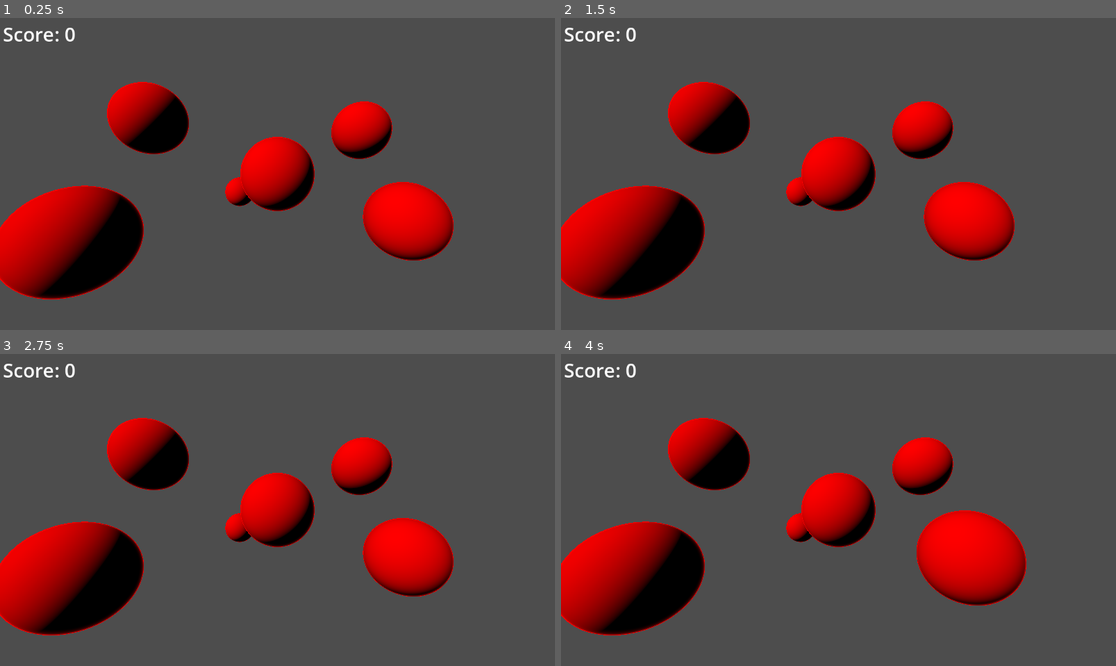
Above: before the commit, frames 1-4 (two rows, left to right).
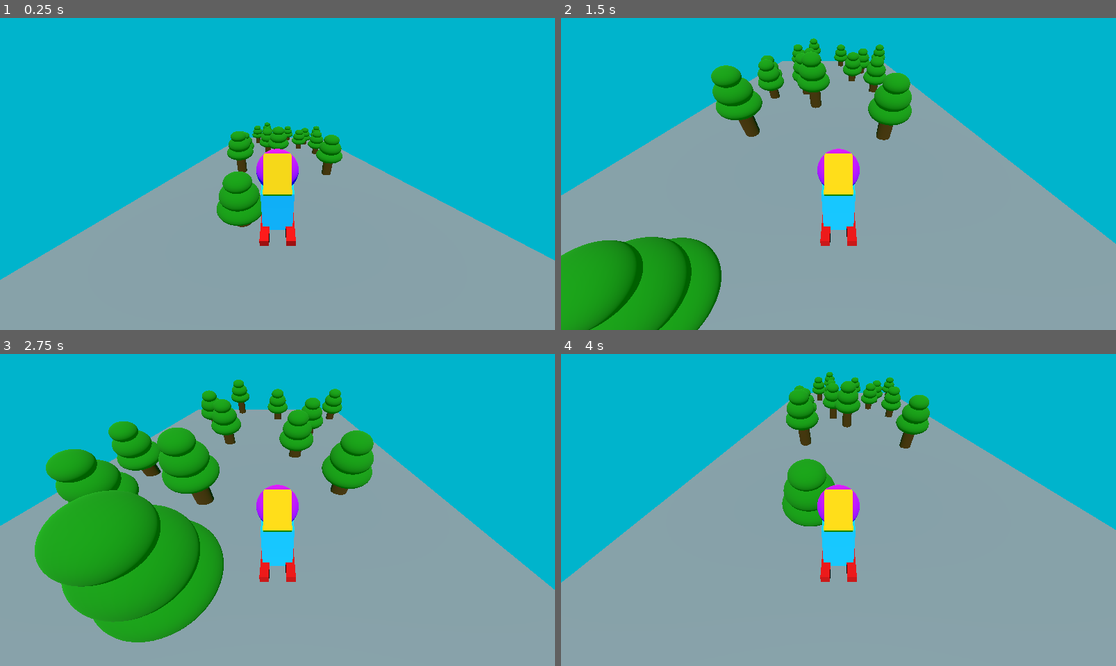
Above: after the commit, the same moments.

Repository: haaswill/zenva-godot-tutorial
Game: Godot game, scene res://collision/scenes/collision.tscn
Same seed, same stepped clock (60 frames per second), same inputs: the game is played once before the commit and once after it. Before the commit the project starts from res://balloon-popper/scenes/balloon_popper.tscn.
Inputs (mouse positions are in pixels of both pictures, inside the frame that each line leads up to):
- Up to frame 1 (0.25 s): no input
- Up to frame 2 (1.5 s): move the mouse to (960, 158) at 0.52 s; hold Right 0.53-1.28 s; click (960, 158) at 0.67 s; move the mouse to (727, 189) at 1.27 s; hold Left from 1.28 s (still down); click (727, 189) at 1.42 s
- Up to frame 3 (2.75 s): move the mouse to (333, 441) at 2.02 s; release Left at 2.03 s; hold Right from 2.03 s (still down); click (333, 441) at 2.17 s
- Up to frame 4 (4 s): move the mouse to (810, 572) at 2.77 s; click (810, 572) at 2.92 s; move the mouse to (1005, 556) at 3.52 s; release Right at 3.53 s; hold Left from 3.53 s (still down); click (1005, 556) at 3.67 s

The runs differ from the first frame. In frame 1, 100% of the frame differs, in the area x 0-100%, y 0-100%; in frame 2, 100%; in frame 3, 100%; in frame 4, 100%.

Commit message:
Finished course

Diff:
--- a/4-mini-projects/balloon-popper/balloon.tres
+++ b/4-mini-projects/balloon-popper/balloon.tres
@@ -1,7 +1,3 @@
 [gd_resource type="StandardMaterial3D" format=3 uid="uid://bko7bmqgmq4jc"]
 
 [resource]
-albedo_color = Color(1, 0, 0, 1)
-roughness = 0.0
-rim_enabled = true
-rim_tint = 0.19
--- /dev/null
+++ b/4-mini-projects/balloon-popper/scenes/crate.tscn
@@ -0,0 +1,17 @@
+[gd_scene load_steps=3 format=3 uid="uid://vsc5ejr5gq06"]
+
+[ext_resource type="Texture2D" uid="uid://daf2sqlffox5p" path="res://physics/assets/Crate.png" id="1_fgsi3"]
+
+[sub_resource type="RectangleShape2D" id="RectangleShape2D_36uxp"]
+size = Vector2(18, 18)
+
+[node name="Crate" type="RigidBody2D"]
+position = Vector2(37, -15)
+gravity_scale = 0.0
+linear_damp = 3.0
+
+[node name="Sprite" type="Sprite2D" parent="."]
+texture = ExtResource("1_fgsi3")
+
+[node name="CollisionShape2D" type="CollisionShape2D" parent="."]
+shape = SubResource("RectangleShape2D_36uxp")
--- /dev/null
+++ b/4-mini-projects/collision/scenes/collision.tscn
@@ -0,0 +1,140 @@
+[gd_scene load_steps=16 format=3 uid="uid://c34nylat7e8bw"]
+
+[ext_resource type="Script" path="res://collision/scenes/rigid_body_3d.gd" id="1_mxjt6"]
+[ext_resource type="PackedScene" uid="uid://c81ghx8cbcsui" path="res://collision/scenes/tree.tscn" id="2_wwwvm"]
+
+[sub_resource type="BoxMesh" id="BoxMesh_aik16"]
+
+[sub_resource type="BoxShape3D" id="BoxShape3D_vsbhg"]
+
+[sub_resource type="PhysicsMaterial" id="PhysicsMaterial_q3clr"]
+friction = 0.0
+
+[sub_resource type="BoxMesh" id="BoxMesh_mdxla"]
+
+[sub_resource type="StandardMaterial3D" id="StandardMaterial3D_lib0e"]
+albedo_color = Color(1, 0.733333, 0, 1)
+
+[sub_resource type="SphereMesh" id="SphereMesh_yeqh1"]
+
+[sub_resource type="StandardMaterial3D" id="StandardMaterial3D_pfn38"]
+albedo_color = Color(0.9, 0, 1, 1)
+
+[sub_resource type="BoxMesh" id="BoxMesh_6ic6h"]
+
+[sub_resource type="StandardMaterial3D" id="StandardMaterial3D_l2svf"]
+albedo_color = Color(0, 0.766667, 1, 1)
+
+[sub_resource type="BoxMesh" id="BoxMesh_rqxuk"]
+
+[sub_resource type="StandardMaterial3D" id="StandardMaterial3D_twxld"]
+albedo_color = Color(1, 0, 0, 1)
+
+[sub_resource type="BoxShape3D" id="BoxShape3D_bca53"]
+
+[sub_resource type="Environment" id="Environment_310a0"]
+background_mode = 1
+background_color = Color(0, 0.706667, 0.8, 1)
+
+[node name="Main" type="Node3D"]
+
+[node name="Ground" type="StaticBody3D" parent="."]
+transform = Transform3D(12, 0, 0, 0, 0.281908, 10.2606, 0, -0.102606, 28.1908, 0, 0, 0)
+
+[node name="MeshInstance3D" type="MeshInstance3D" parent="Ground"]
+mesh = SubResource("BoxMesh_aik16")
+
+[node name="CollisionShape3D" type="CollisionShape3D" parent="Ground"]
+shape = SubResource("BoxShape3D_vsbhg")
+
+[node name="Player" type="RigidBody3D" parent="."]
+transform = Transform3D(1, 0, 0, 0, 1, 0, 0, 0, 1, -0.379647, 5.12145, 12.1092)
+physics_material_override = SubResource("PhysicsMaterial_q3clr")
+contact_monitor = true
+max_contacts_reported = 5
+script = ExtResource("1_mxjt6")
+
+[node name="Hair" type="MeshInstance3D" parent="Player"]
+transform = Transform3D(0.454502, 0, 0, 0, 0.0886444, -0.42098, 0, 0.0697537, 0.53499, 0, 2.21105, 0.139502)
+mesh = SubResource("BoxMesh_mdxla")
+surface_material_override/0 = SubResource("StandardMaterial3D_lib0e")
+
+[node name="Head" type="MeshInstance3D" parent="Player"]
+transform = Transform3D(0.768284, 0, 0, 0, 0.768284, 0, 0, 0, 0.768284, 0, 2.038, -0.231)
+mesh = SubResource("SphereMesh_yeqh1")
+surface_material_override/0 = SubResource("StandardMaterial3D_pfn38")
+
+[node name="Body" type="MeshInstance3D" parent="Player"]
+transform = Transform3D(0.595077, 0, 0, 0, 0.951446, 0, 0, 0, 0.528404, 0, 1.31304, -0.110713)
+mesh = SubResource("BoxMesh_6ic6h")
+surface_material_override/0 = SubResource("StandardMaterial3D_l2svf")
+
+[node name="Ski" type="MeshInstance3D" parent="Player"]
+transform = Transform3D(0.176153, 0, 0, 0, 0.137826, 0, 0, 0, 1.57659, 0.250964, 0.886914, -0.286445)
+mesh = SubResource("BoxMesh_rqxuk")
+surface_material_override/0 = SubResource("StandardMaterial3D_twxld")
+
+[node name="Ski2" type="MeshInstance3D" parent="Player"]
+transform = Transform3D(0.176153, 0, 0, 0, 0.137826, 0, 0, 0, 1.57659, -0.246866, 0.886914, -0.286445)
+mesh = SubResource("BoxMesh_rqxuk")
+surface_material_override/0 = SubResource("StandardMaterial3D_twxld")
+
+[node name="CollisionShape3D" type="CollisionShape3D" parent="Player"]
+transform = Transform3D(1, 0, 0, 0, 1, 0, 0, 0, 1, 0, 1.31073, 0)
+shape = SubResource("BoxShape3D_bca53")
+
+[node name="Camera3D" type="Camera3D" parent="Player"]
+transform = Transform3D(1, 0, 0, 0, 0.810594, 0.585609, 0, -0.585609, 0.810594, 0, 4.14472, 2.80579)
+
+[node name="DirectionalLight3D" type="DirectionalLight3D" parent="."]
+transform = Transform3D(1, 0, 0, 0, 0.236702, 0.971582, 0, -0.971582, 0.236702, 0, 7.67436, 4.89527)
+
+[node name="WorldEnvironment" type="WorldEnvironment" parent="."]
+environment = SubResource("Environment_310a0")
+
+[node name="Tree" parent="." instance=ExtResource("2_wwwvm")]
+transform = Transform3D(1, 0, 0, 0, 1, 0, 0, 0, 1, -2.93089, -1.63876, 0.456885)
+
+[node name="Tree2" parent="." instance=ExtResource("2_wwwvm")]
+transform = Transform3D(1, 0, 0, 0, 1, 0, 0, 0, 1, 2.94748, -2.13759, -0.854668)
+
+[node name="Tree3" parent="." instance=ExtResource("2_wwwvm")]
+transform = Transform3D(1, 0, 0, 0, 1, 0, 0, 0, 1, 1.75799, -3.24505, -3.73852)
+
+[node name="Tree4" parent="." instance=ExtResource("2_wwwvm")]
+transform = Transform3D(1, 0, 0, 0, 1, 0, 0, 0, 1, -1.44483, -3.72519, -5.4309)
+
+[node name="Tree5" parent="." instance=ExtResource("2_wwwvm")]
+transform = Transform3D(1, 0, 0, 0, 1, 0, 0, 0, 1, -1.44483, 1.81559, 10.6541)
+
+[node name="Tree6" parent="." instance=ExtResource("2_wwwvm")]
+transform = Transform3D(1, 0, 0, 0, 1, 0, 0, 0, 1, 2.40425, 0.465424, 5.43908)
+
+[node name="Tree7" parent="." instance=ExtResource("2_wwwvm")]
+transform = Transform3D(1, 0, 0, 0, 1, 0, 0, 0, 1, -2.36498, 0.668821, 5.43908)
+
+[node name="Tree8" parent="." instance=ExtResource("2_wwwvm")]
+transform = Transform3D(1, 0, 0, 0, 1, 0, 0, 0, 1, -0.320717, -0.270488, 2.63144)
+
+[node name="Tree9" parent="." instance=ExtResource("2_wwwvm")]
+transform = Transform3D(1, 0, 0, 0, 1, 0, 0, 0, 1, -1.18114, -1.70321, -0.331298)
+
+[node name="Tree10" parent="." instance=ExtResource("2_wwwvm")]
+transform = Transform3D(1, 0, 0, 0, 1, 0, 0, 0, 1, -3.64572, -2.63919, -2.04802)
+
+[node name="Tree11" parent="." instance=ExtResource("2_wwwvm")]
+transform = Transform3D(1, 0, 0, 0, 1, 0, 0, 0, 1, 4.8038, -5.74108, -10.636)
+
+[node name="Tree12" parent="." instance=ExtResource("2_wwwvm")]
+transform = Transform3D(1, 0, 0, 0, 1, 0, 0, 0, 1, 0.997481, -5.74108, -10.636)
+
+[node name="Tree13" parent="." instance=ExtResource("2_wwwvm")]
+transform = Transform3D(1, 0, 0, 0, 1, 0, 0, 0, 1, -2.77429, -4.64965, -8.13564)
+
+[node name="Tree14" parent="." instance=ExtResource("2_wwwvm")]
+transform = Transform3D(1, 0, 0, 0, 1, 0, 0, 0, 1, 2.77364, -4.42034, -6.91886)
+
+[node name="Tree15" parent="." instance=ExtResource("2_wwwvm")]
+transform = Transform3D(1, 0, 0, 0, 1, 0, 0, 0, 1, -1.83938, -5.97619, -12.5143)
+
+[connection signal="body_entered" from="Player" to="Player" method="_on_body_entered"]
--- /dev/null
+++ b/4-mini-projects/collision/scenes/rigid_body_3d.gd
@@ -0,0 +1,13 @@
+extends RigidBody3D
+
+@export var move_speed : float = 2.0
+
+func _physics_process(delta: float) -> void:
+	if Input.is_key_pressed(KEY_LEFT):
+		linear_velocity.x = -move_speed
+	if Input.is_key_pressed(KEY_RIGHT):
+		linear_velocity.x = move_speed
+
+func _on_body_entered(body: Node) -> void:
+	if body.is_in_group("Tree"):
+		get_tree().reload_current_scene()
--- /dev/null
+++ b/4-mini-projects/collision/scenes/tree.tscn
@@ -0,0 +1,39 @@
+[gd_scene load_steps=6 format=3 uid="uid://c81ghx8cbcsui"]
+
+[sub_resource type="CylinderMesh" id="CylinderMesh_in821"]
+
+[sub_resource type="StandardMaterial3D" id="StandardMaterial3D_aoxtf"]
+albedo_color = Color(0.45, 0.2325, 0, 1)
+
+[sub_resource type="SphereMesh" id="SphereMesh_tcj11"]
+
+[sub_resource type="StandardMaterial3D" id="StandardMaterial3D_h0jgx"]
+albedo_color = Color(0.027, 0.54, 0, 1)
+
+[sub_resource type="CylinderShape3D" id="CylinderShape3D_11c13"]
+
+[node name="Tree" type="StaticBody3D" groups=["Tree"]]
+
+[node name="MeshInstance3D" type="MeshInstance3D" parent="."]
+transform = Transform3D(0.509064, 0, 0, 0, 0.509064, 0, 0, 0, 0.509064, 0, 2.22992, 0)
+mesh = SubResource("CylinderMesh_in821")
+surface_material_override/0 = SubResource("StandardMaterial3D_aoxtf")
+
+[node name="MeshInstance3D2" type="MeshInstance3D" parent="."]
+transform = Transform3D(1.39111, 0, 0, 0, 0.64719, 0, 0, 0, 1.33299, 0, 2.92228, 0)
+mesh = SubResource("SphereMesh_tcj11")
+surface_material_override/0 = SubResource("StandardMaterial3D_h0jgx")
+
+[node name="MeshInstance3D3" type="MeshInstance3D" parent="."]
+transform = Transform3D(1.12473, 0, 0, 0, 0.705808, 0, 0, 0, 1.07774, 0, 3.36918, 0)
+mesh = SubResource("SphereMesh_tcj11")
+surface_material_override/0 = SubResource("StandardMaterial3D_h0jgx")
+
+[node name="MeshInstance3D4" type="MeshInstance3D" parent="."]
+transform = Transform3D(0.782726, 0, 0, 0, 0.491188, 0, 0, 0, 0.750024, 0, 3.8139, 0)
+mesh = SubResource("SphereMesh_tcj11")
+surface_material_override/0 = SubResource("StandardMaterial3D_h0jgx")
+
+[node name="CollisionShape3D" type="CollisionShape3D" parent="."]
+transform = Transform3D(0.522106, 0, 0, 0, 0.522106, 0, 0, 0, 0.522106, 0, 2.24508, 0)
+shape = SubResource("CylinderShape3D_11c13")
--- /dev/null
+++ b/4-mini-projects/loops/scenes/loops.gd
@@ -0,0 +1,18 @@
+extends Node2D
+
+@export var spawn_count := 200
+
+var star_scene = preload("res://loops/scenes/star.tscn")
+
+# Called when the node enters the scene tree for the first time.
+func _ready() -> void:
+	for i in spawn_count:
+		var star = star_scene.instantiate()
+		star.position.x = randi_range(-280, 280)
+		star.position.y = randi_range(-150, 150)
+
+		var star_size = randf_range(0.5, 1)
+		star.scale.x = star_size
+		star.scale.y = star_size
+
+		add_child(star)
--- /dev/null
+++ b/4-mini-projects/loops/scenes/loops.tscn
@@ -0,0 +1,10 @@
+[gd_scene load_steps=2 format=3 uid="uid://cnbgpbdsmuy5r"]
+
+[ext_resource type="Script" path="res://loops/scenes/loops.gd" id="1_768yo"]
+
+[node name="Main" type="Node2D"]
+script = ExtResource("1_768yo")
+spawn_count = 1000
+
+[node name="Camera2D" type="Camera2D" parent="."]
+zoom = Vector2(2, 2)
--- /dev/null
+++ b/4-mini-projects/loops/scenes/star.tscn
@@ -0,0 +1,6 @@
+[gd_scene load_steps=2 format=3 uid="uid://13jk6danyk25"]
+
+[ext_resource type="Texture2D" uid="uid://cor6ytqqcsthf" path="res://loops/assets/Star.png" id="1_wt5d8"]
+
+[node name="Star" type="Sprite2D"]
+texture = ExtResource("1_wt5d8")
--- /dev/null
+++ b/4-mini-projects/physics/scenes/physics.tscn
@@ -0,0 +1,97 @@
+[gd_scene load_steps=5 format=3 uid="uid://cuarg5005nxpm"]
+
+[ext_resource type="Texture2D" uid="uid://ys1f6th53724" path="res://physics/assets/PhysicsCharacter.png" id="1_iv5qt"]
+[ext_resource type="Script" path="res://physics/scenes/player.gd" id="1_qugur"]
+[ext_resource type="PackedScene" uid="uid://vsc5ejr5gq06" path="res://balloon-popper/scenes/crate.tscn" id="3_50hxw"]
+
+[sub_resource type="RectangleShape2D" id="RectangleShape2D_sxxr2"]
+size = Vector2(18, 18)
+
+[node name="Main" type="Node2D"]
+
+[node name="Player" type="RigidBody2D" parent="."]
+mass = 5.0
+gravity_scale = 0.0
+linear_damp = 1.0
+script = ExtResource("1_qugur")
+
+[node name="Sprite" type="Sprite2D" parent="Player"]
+texture = ExtResource("1_iv5qt")
+
+[node name="CollisionShape2D" type="CollisionShape2D" parent="Player"]
+shape = SubResource("RectangleShape2D_sxxr2")
+
+[node name="Camera2D" type="Camera2D" parent="."]
+zoom = Vector2(4, 4)
+
+[node name="Crate" parent="." instance=ExtResource("3_50hxw")]
+position = Vector2(44, -14)
+
+[node name="Crate10" parent="." instance=ExtResource("3_50hxw")]
+position = Vector2(73, -43)
+
+[node name="Crate11" parent="." instance=ExtResource("3_50hxw")]
+position = Vector2(108, -33)
+
+[node name="Crate12" parent="." instance=ExtResource("3_50hxw")]
+position = Vector2(117, 9)
+
+[node name="Crate13" parent="." instance=ExtResource("3_50hxw")]
+position = Vector2(123, 43)
+
+[node name="Crate15" parent="." instance=ExtResource("3_50hxw")]
+position = Vector2(111, 67)
+
+[node name="Crate16" parent="." instance=ExtResource("3_50hxw")]
+position = Vector2(21, 66)
+
+[node name="Crate17" parent="." instance=ExtResource("3_50hxw")]
+position = Vector2(-38, 66)
+
+[node name="Crate18" parent="." instance=ExtResource("3_50hxw")]
+position = Vector2(-72, 39)
+
+[node name="Crate19" parent="." instance=ExtResource("3_50hxw")]
+position = Vector2(-106, 42)
+
+[node name="Crate20" parent="." instance=ExtResource("3_50hxw")]
+position = Vector2(-119, 16)
+
+[node name="Crate21" parent="." instance=ExtResource("3_50hxw")]
+position = Vector2(-86, 7)
+
+[node name="Crate22" parent="." instance=ExtResource("3_50hxw")]
+position = Vector2(-86, -19)
+
+[node name="Crate23" parent="." instance=ExtResource("3_50hxw")]
+position = Vector2(-96, -45)
+
+[node name="Crate24" parent="." instance=ExtResource("3_50hxw")]
+position = Vector2(-122, -56)
+
+[node name="Crate14" parent="." instance=ExtResource("3_50hxw")]
+position = Vector2(84, 46)
+
+[node name="Crate2" parent="." instance=ExtResource("3_50hxw")]
+position = Vector2(37, 32)
+
+[node name="Crate3" parent="." instance=ExtResource("3_50hxw")]
+position = Vector2(55, 43)
+
+[node name="Crate4" parent="." instance=ExtResource("3_50hxw")]
+position = Vector2(91, 3)
+
+[node name="Crate5" parent="." instance=ExtResource("3_50hxw")]
+position = Vector2(40, -46)
+
+[node name="Crate6" parent="." instance=ExtResource("3_50hxw")]
+position = Vector2(-29, 32)
+
+[node name="Crate7" parent="." instance=ExtResource("3_50hxw")]
+position = Vector2(-111, 74)
+
+[node name="Crate8" parent="." instance=ExtResource("3_50hxw")]
+position = Vector2(-28, -49)
+
+[node name="Crate9" parent="." instance=ExtResource("3_50hxw")]
+position = Vector2(-111, -18)
--- /dev/null
+++ b/4-mini-projects/physics/scenes/player.gd
@@ -0,0 +1,8 @@
+extends RigidBody2D
+
+var hit_force : float = 50.0
+
+func _process(delta: float) -> void:
+	if Input.is_mouse_button_pressed(MOUSE_BUTTON_LEFT):
+		var dir = global_position.direction_to(get_global_mouse_position())
+		apply_impulse(dir * hit_force)
--- a/4-mini-projects/project.godot
+++ b/4-mini-projects/project.godot
@@ -11,6 +11,11 @@
 [application]
 
 config/name="4-mini-projects"
-run/main_scene="res://balloon-popper/scenes/balloon_popper.tscn"
+run/main_scene="res://collision/scenes/collision.tscn"
 config/features=PackedStringArray("4.3", "Forward Plus")
 config/icon="res://icon.svg"
+
+[rendering]
+
+textures/canvas_textures/default_texture_filter=0
+environment/canvas_textures/default_texture_filter=1
Binary file added: 4-mini-projects/loops/assets/Star.png
Not shown, added: 4-mini-projects/loops/assets/Star.png.import
Binary file added: 4-mini-projects/physics/assets/Crate.png
Not shown, added: 4-mini-projects/physics/assets/Crate.png.import
Binary file added: 4-mini-projects/physics/assets/PhysicsCharacter.png
Not shown, added: 4-mini-projects/physics/assets/PhysicsCharacter.png.import
